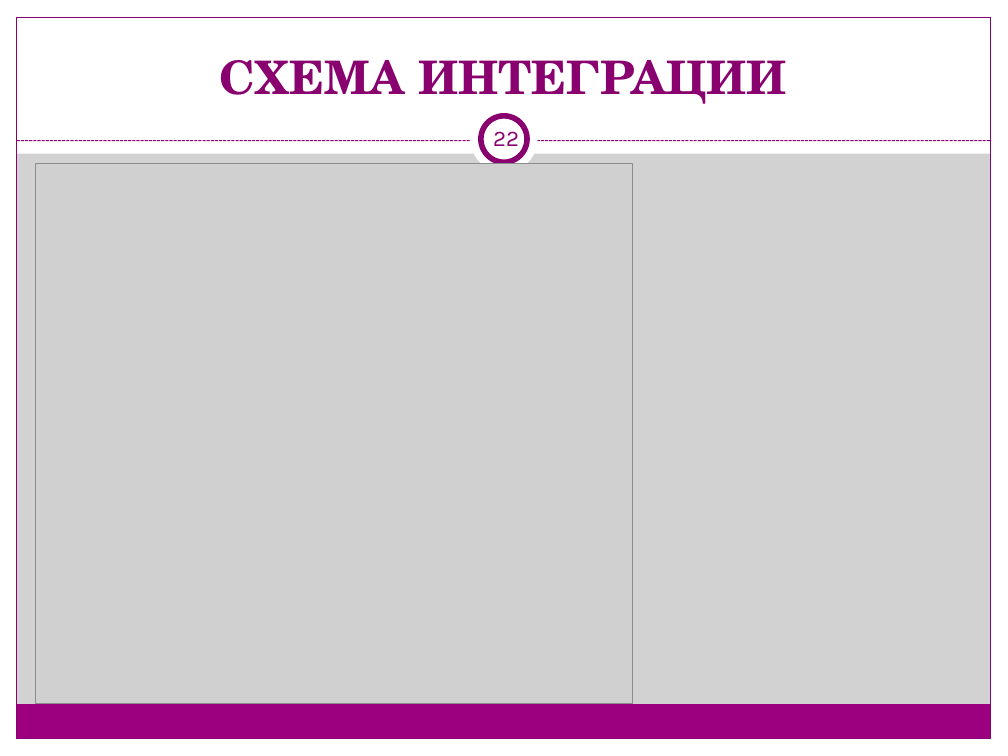
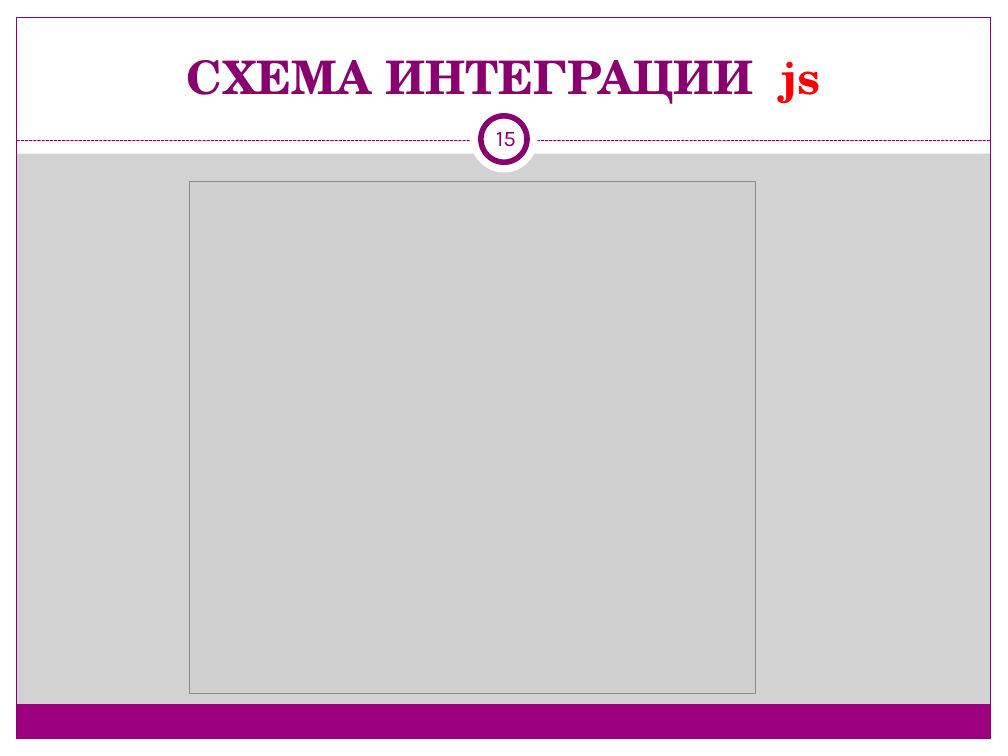
Before and after one commit to tyomka896/flm_react, a slide deck: slide 15 of presentation2206.ppt (slide 22 before the commit). Drawn at 1008x756 pixels with LibreOffice and Linux fonts; fonts in the diff are those of the drawing; grey boxes stand for pictures. Boxes give left, top, right and bottom in pixels: in the first picture for what was removed or moved away, otherwise in the second. Text is boxed around its words. In the diff, an @@ line names an element or a change of style, - is before the commit and + after.

```diff
--- a/presentation2206.ppt
+++ b/presentation2206.ppt
@@ title at bbox=[187, 60, 820, 104]: text changed @@
-СХЕМА ИНТЕГРАЦИИ
+СХЕМА ИНТЕГРАЦИИ js
@@ page number at bbox=[496, 132, 516, 147]: text changed @@
-22
+15
@@ picture: place and size @@
-picture at bbox=[35, 163, 633, 704]
+picture at bbox=[190, 181, 756, 695]
```
Also in this commit, not shown: 9 other slides changed.
